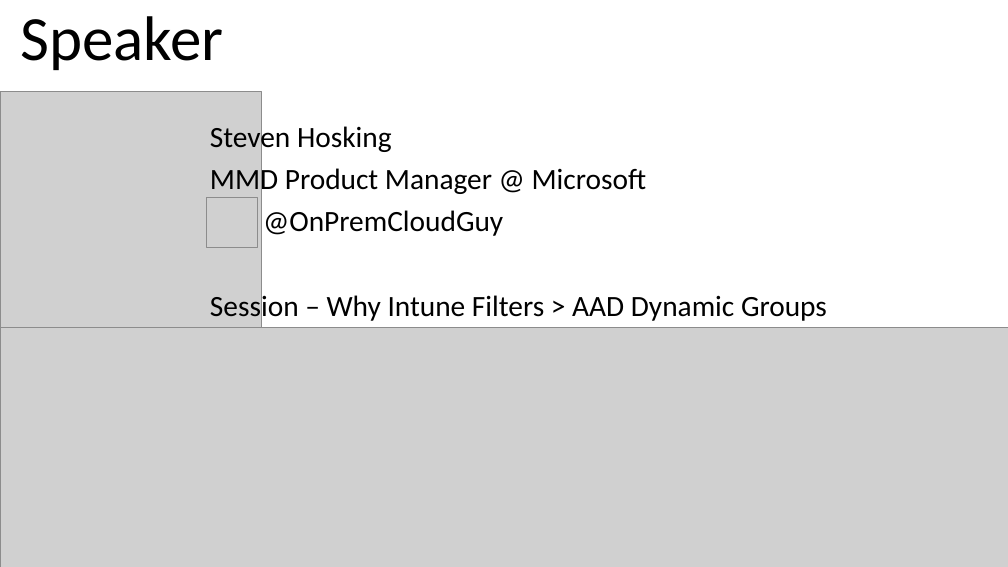
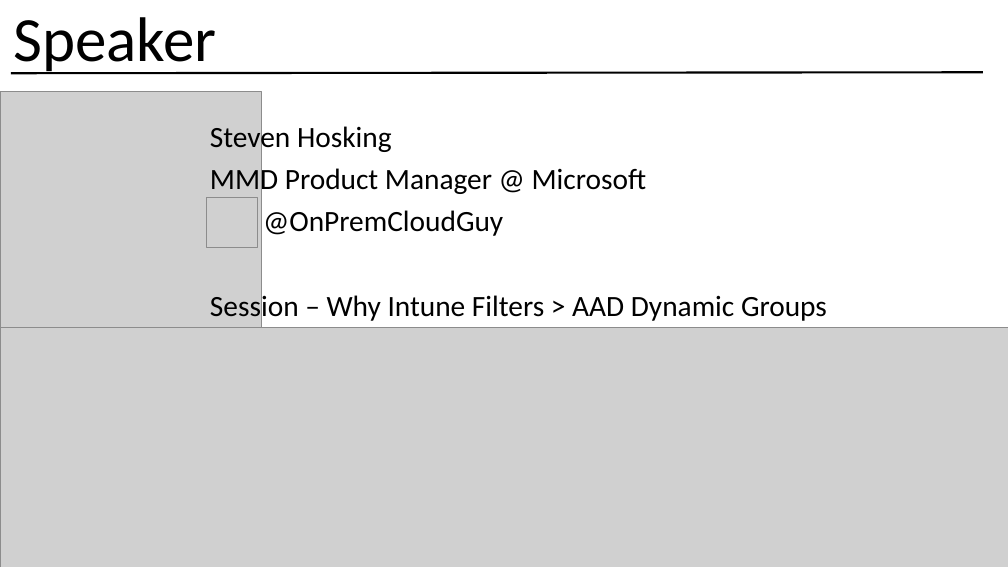
Before and after one commit to smcallister594/memugscotland, a slide deck: slide 7 of MEMUGScotland-Resources/Slides/31st-August-2022.pptx (slide 4 before the commit). Drawn at 1008x567 pixels with LibreOffice and Linux fonts; fonts in the diff are those of the drawing; grey boxes stand for pictures. Boxes give left, top, right and bottom in pixels: in the first picture for what was removed or moved away, otherwise in the second. Text is boxed around its words. In the diff, an @@ line names an element or a change of style, - is before the commit and + after.

```diff
--- a/MEMUGScotland-Resources/Slides/31st-August-2022.pptx
+++ b/MEMUGScotland-Resources/Slides/31st-August-2022.pptx
@@ title "Speaker" rewrapped from [20,16,223,70] to [13,17,216,75] @@
@@ line added from (11, 73) to (983, 73), #000000 2 pt @@
```
Also in this commit, not shown: 3 other slides changed, 3 slides added, 5 other files.
